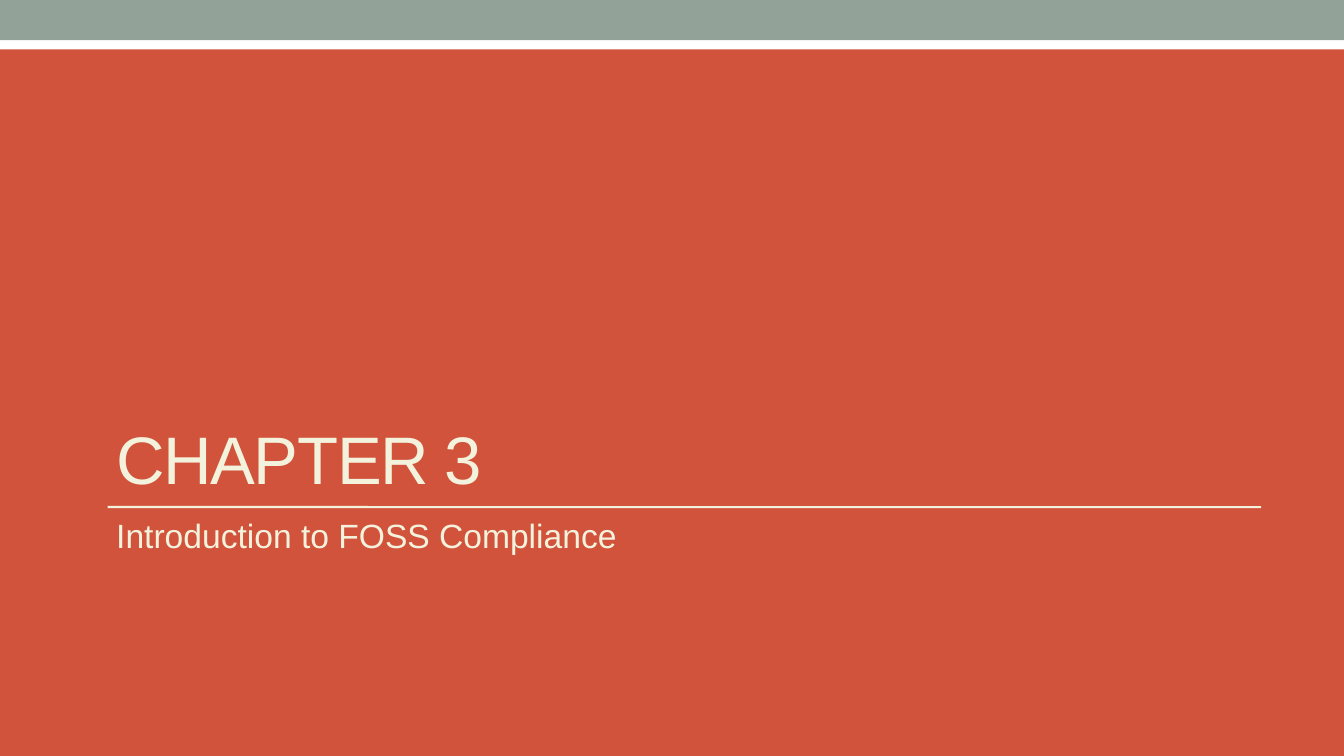
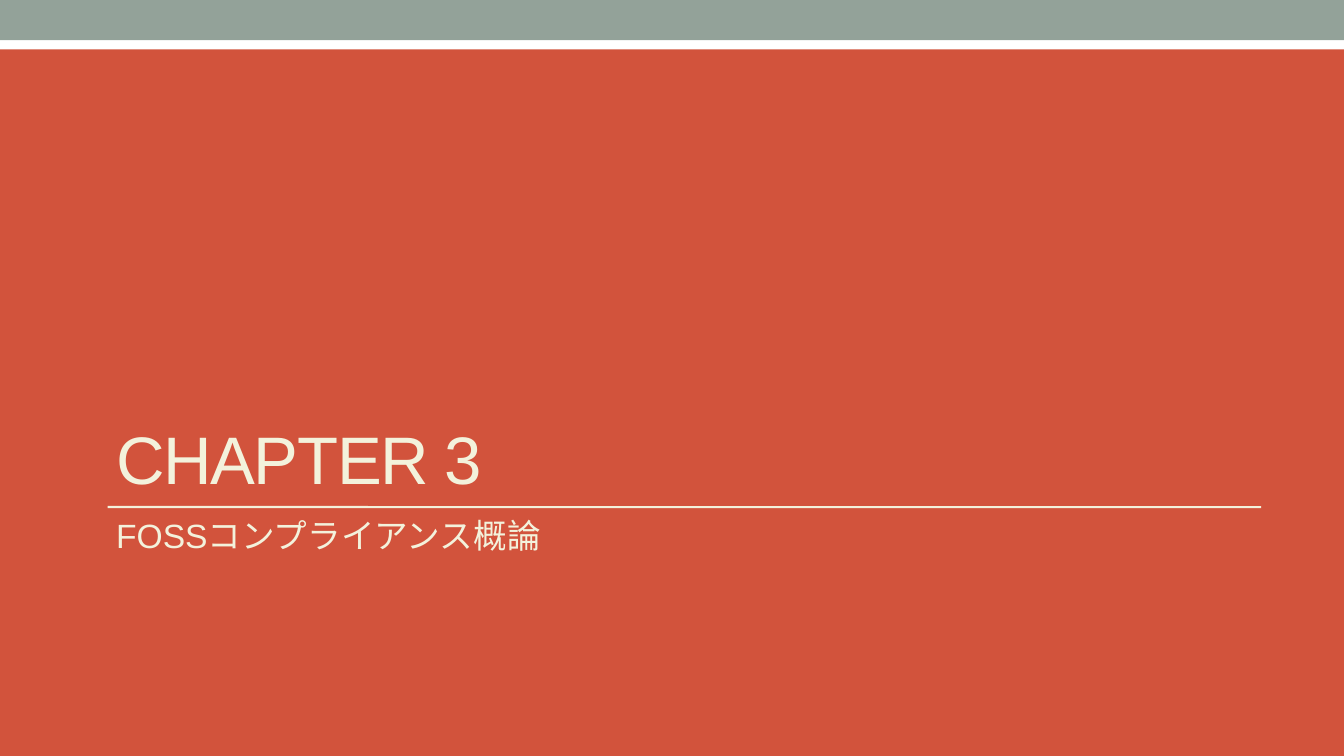
Before and after one commit to OpenChain-Project/Curriculum-Translation-JP, a slide deck: slide 22 of target/openchain-curriculum-release-2.pptx. Drawn at 1344x756 pixels with LibreOffice and Linux fonts; fonts in the diff are those of the drawing. Boxes give left, top, right and bottom in pixels: in the first picture for what was removed or moved away, otherwise in the second. Text is boxed around its words. In the diff, an @@ line names an element or a change of style, - is before the commit and + after.

```diff
--- a/target/openchain-curriculum-release-2.pptx
+++ b/target/openchain-curriculum-release-2.pptx
@@ text at [116,521,540,551]: text changed @@
-Introduction to FOSS Compliance
+FOSSコンプライアンス概論
```
Also in this commit, not shown: 7 other slides changed, 9 other files.
